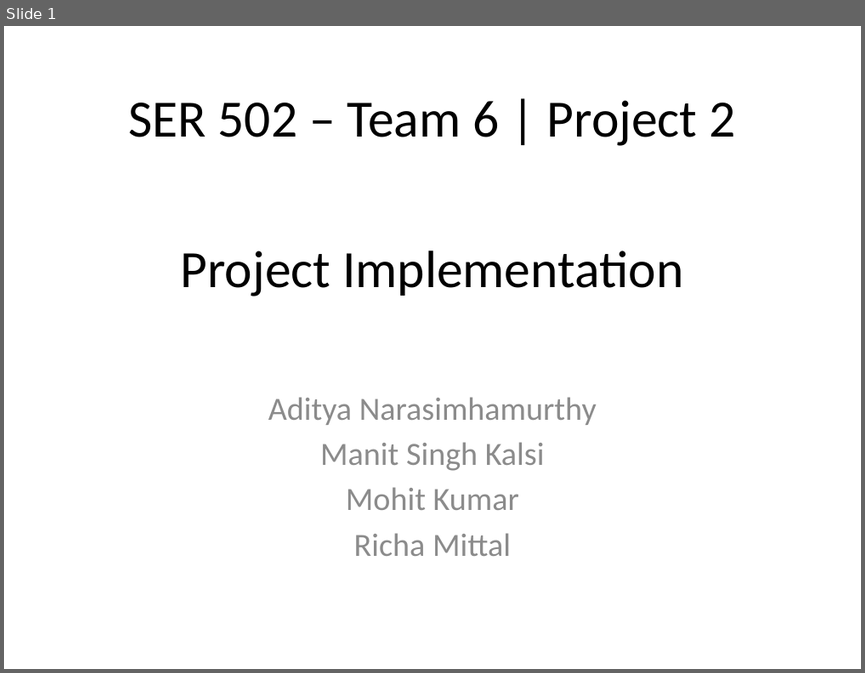
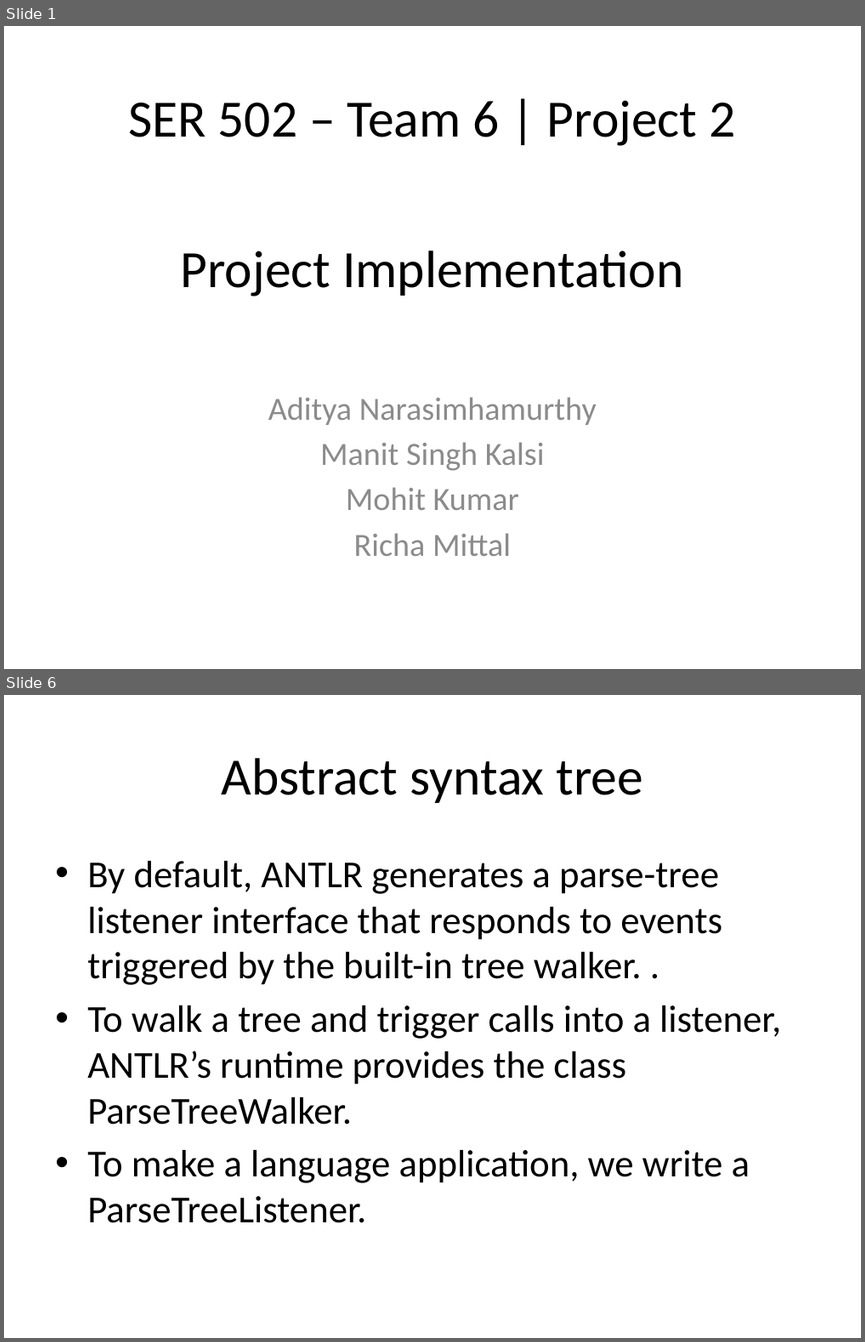
Before and after one commit to kazekagegaara/ramm, a slide deck: doc/Implementation.pptx. Shown one above the other, each under a label of ours: slide 1 before the commit, slides 1 and 6 after it; the slides between them are not shown. The pictures are 865x673 and 865x1342 pixels, drawn with LibreOffice and Linux fonts; fonts in the diff are those of the drawing. Boxes give left, top, right and bottom in pixels: in the first picture for what was removed or moved away, otherwise in the second. Text is boxed around its words. In the diff, an @@ line names an element or a change of style, - is before the commit and + after.

```diff
--- a/doc/Implementation.pptx
+++ b/doc/Implementation.pptx
@@ slide 6 added at (x1=4, y1=695, x2=861, y2=1338), background #FFFFFF @@
@@ title added at (x1=221, y1=758, x2=644, y2=803), 44 pt, text #000000 @@
+Abstract syntax tree
@@ text added at (x1=87, y1=861, x2=781, y2=1223), 32 pt, text #000000 @@
+• By default, ANTLR generates a parse-tree listener interface that responds to events triggered by the built-in tree walker. .
+• To walk a tree and trigger calls into a listener, ANTLR’s runtime provides the class ParseTreeWalker.
+• To make a language application, we write a ParseTreeListener.
```
Also in this commit, not shown: 2 slides changed, 4 other slides added, 4 slides removed, 1 other file.
